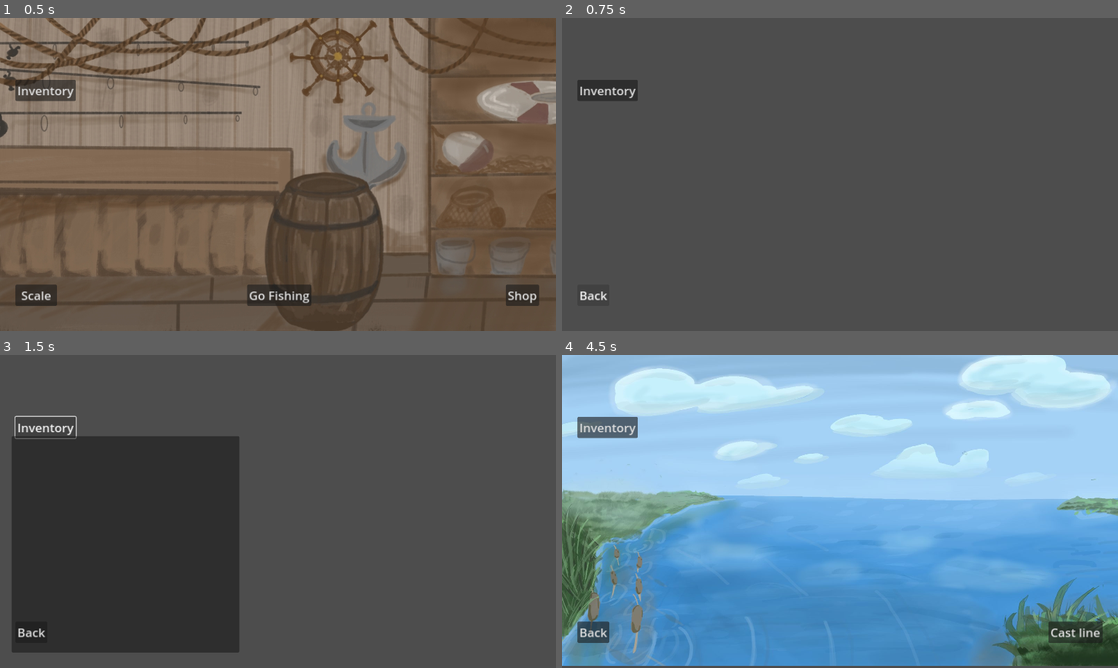
Above: before the commit, frames 1-4 (two rows, left to right).
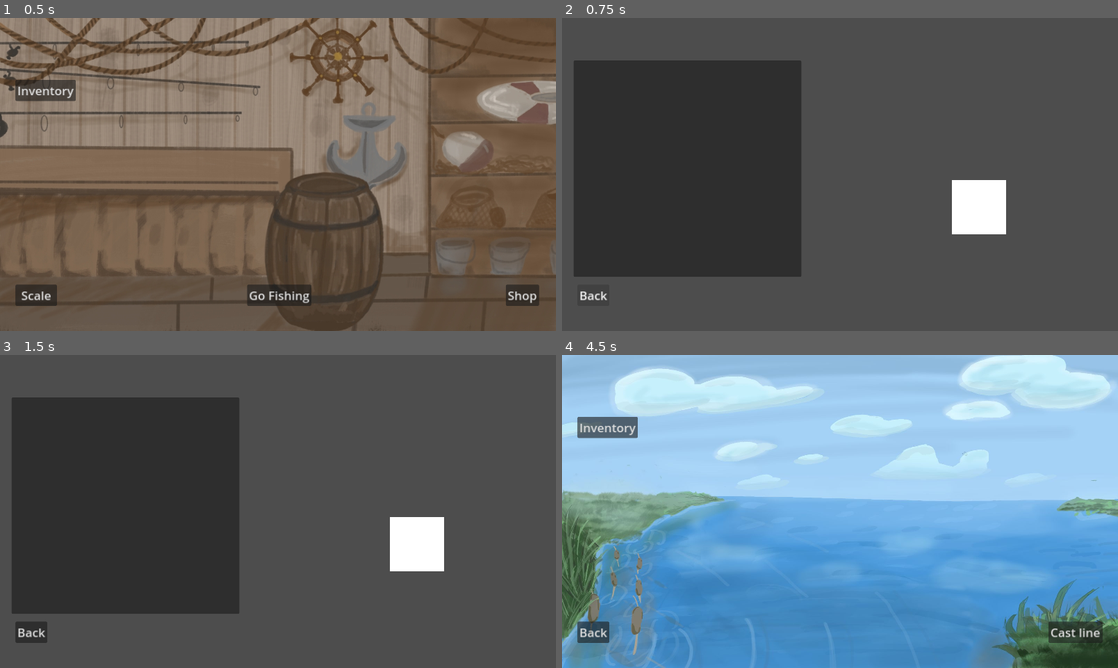
Above: after the commit, the same moments.

Repository: Seedborne/Scales-and-Scales-repository
Game: Godot game, scene res://FishShop.tscn
Same seed, same stepped clock (60 frames per second), same inputs: the game is played once before the commit and once after it.
Inputs (mouse positions are in pixels of both pictures, inside the frame that each line leads up to):
- Up to frame 1 (0.5 s): no input
- Up to frame 2 (0.75 s): click "Scale" at 0.5 s
- Up to frame 3 (1.5 s): click (44, 426) at 1.25 s, where only the run before the commit has a clickable "Inventory"
- Up to frame 4 (4.5 s): click "Back" at 2 s; click "Inventory" at 2.75 s; click "Go Fishing" at 3.5 s; click "Lake" at 4.25 s

Frame 1 is identical in both runs. In frame 2, 29% of the frame differs, in the area x 2-80%, y 13-83%; in frame 3, 11%; in frame 4, 2.6%.

Commit message:
Initial commit

Diff:
--- a/DynamicRing.gd
+++ b/DynamicRing.gd
@@ -48,7 +48,7 @@
 var some_tolerance_value = 0.05  # Define this at the top with your other variables
 
 func _input(event):
-	if event is InputEventMouseButton and event.pressed:
+	if Global.input_enabled and event is InputEventMouseButton and event.pressed:
 		check_ring_alignment()
 
 func check_ring_alignment():
@@ -62,6 +62,7 @@
 		feedback_timer = feedback_duration
 		if correct_clicks >= required_correct_clicks:
 			mini_game_win()
+			Global.disable_input()
 		# Add any other success logic here
 	else:
 		# Fail
@@ -71,6 +72,7 @@
 		feedback_timer = feedback_duration
 		if mistake_count >= allowed_mistakes:
 			mini_game_lose()
+			Global.disable_input()
 
 func mini_game_lose():
 	$MinigameLose.start()
@@ -92,16 +94,16 @@
 func _on_minigame_end_timeout():
 
 	get_tree().change_scene_to_file(Global.current_fishing_location)
-
+	Global.enable_input()
 
 func catch_fish():
 	var caught_fish_type = FishType.create_random_fish()
 	var weight = randf_range(caught_fish_type.min_weight, caught_fish_type.max_weight)
-
+	var rounded_weight = round(weight * 100.0) / 100.0  # Round to two decimal places
 	var new_fish = FishItem.new()
 	new_fish.name = caught_fish_type.name
-	new_fish.weight = weight
+	new_fish.weight = rounded_weight
 	new_fish.sprite = caught_fish_type.sprite
 
 	InventoryManager.add_item(new_fish)
-	print("added fish")
+	print("Fish added to inventory: ", new_fish.name, ", Weight: ", new_fish.weight)
--- a/FishShop.gd
+++ b/FishShop.gd
@@ -29,13 +29,15 @@
 func _on_InventoryButton_pressed():
 	inventory_visible = !inventory_visible
 	$InventoryPanel.visible = inventory_visible
+	if inventory_visible:
+		update_inventory_ui()
 
 func update_inventory_ui():
 	var item_container = $InventoryPanel/ItemContainer
-	item_container.clear()  # Clear current UI items
+	item_container.queue_free_children()  # Clear current UI items
 
 	for item in InventoryManager.inventory_items: #maybe FishShop instead of InventoryManager
-		var item_slot = preload("res://ItemSlot.tscn").instance()
+		var item_slot = preload("res://ItemSlot.tscn").instantiate()
 		item_slot.set_item(item)  # Set up the item_slot with the item data
 		item_container.add_child(item_slot)
 
--- a/FishShop.tscn
+++ b/FishShop.tscn
@@ -1,8 +1,9 @@
-[gd_scene load_steps=4 format=3 uid="uid://cutibabetfr7m"]
+[gd_scene load_steps=5 format=3 uid="uid://cutibabetfr7m"]
 
 [ext_resource type="Script" path="res://FishShop.gd" id="1_28k5y"]
 [ext_resource type="Script" path="res://GoFishing.gd" id="2_giot6"]
 [ext_resource type="Texture2D" uid="uid://bqprpalqwvgfs" path="res://art/Scales Shop background_001.jpg" id="2_v512u"]
+[ext_resource type="Script" path="res://ItemContainer.gd" id="4_2ghsf"]
 
 [node name="FishShop" type="Control"]
 layout_mode = 3
@@ -55,10 +56,24 @@
 
 [node name="InventoryPanel" type="Panel" parent="."]
 visible = false
-offset_left = 24.0
-offset_top = 168.0
-offset_right = 496.0
-offset_bottom = 616.0
+layout_mode = 1
+anchors_preset = -1
+anchor_left = 0.6
+anchor_top = 4.4
+anchor_right = 12.4
+anchor_bottom = 15.4
+offset_top = -8.0
+offset_right = -3.05176e-05
+
+[node name="ItemContainer" type="GridContainer" parent="InventoryPanel"]
+layout_mode = 1
+anchors_preset = 15
+anchor_right = 1.0
+anchor_bottom = 1.0
+grow_horizontal = 2
+grow_vertical = 2
+columns = 3
+script = ExtResource("4_2ghsf")
 
 [connection signal="pressed" from="Scale" to="." method="_on_scale_pressed"]
 [connection signal="pressed" from="GoFishing" to="GoFishing" method="_on_pressed"]
--- a/FishTypes.gd
+++ b/FishTypes.gd
@@ -24,11 +24,173 @@
 	fish.max_weight = 22.0
 	fish.sprite = preload("res://art/TestFish.png")
 	return fish
+
+static func create_black_crappie():
+	var fish = FishType.new()
+	fish.name = "Black Crappie"
+	fish.min_weight = 0.25
+	fish.max_weight = 5.0
+	fish.sprite = preload("res://art/TestFish.png")
+	return fish
+
+static func create_brook_trout():
+	var fish = FishType.new()
+	fish.name = "Brook Trout"
+	fish.min_weight = 0.5
+	fish.max_weight = 7.0
+	fish.sprite = preload("res://art/TestFish.png")
+	return fish
+
+static func create_snook():
+	var fish = FishType.new()
+	fish.name = "Snook"
+	fish.min_weight = 3.0
+	fish.max_weight = 40.0
+	fish.sprite = preload("res://art/TestFish.png")
+	return fish
+
+static func create_atlantic_salmon():
+	var fish = FishType.new()
+	fish.name = "Atlantic Salmon"
+	fish.min_weight = 4.0
+	fish.max_weight = 30.0
+	fish.sprite = preload("res://art/TestFish.png")
+	return fish
+
+static func create_northern_pike():
+	var fish = FishType.new()
+	fish.name = "Northern Pike"
+	fish.min_weight = 5.0
+	fish.max_weight = 45.0
+	fish.sprite = preload("res://art/TestFish.png")
+	return fish
+
+static func create_mahi_mahi():
+	var fish = FishType.new()
+	fish.name = "Mahi-Mahi"
+	fish.min_weight = 2.0
+	fish.max_weight = 50.0
+	fish.sprite = preload("res://art/TestFish.png")
+	return fish
+
+static func create_wels_catfish():
+	var fish = FishType.new()
+	fish.name = "Wels Catfish"
+	fish.min_weight = 10.0
+	fish.max_weight = 200.0
+	fish.sprite = preload("res://art/TestFish.png")
+	return fish
+
+static func create_red_lionfish():
+	var fish = FishType.new()
+	fish.name = "Red Lionfish"
+	fish.min_weight = 0.5
+	fish.max_weight = 2.0
+	fish.sprite = preload("res://art/TestFish.png")
+	return fish
+
+static func create_koi_carp():
+	var fish = FishType.new()
+	fish.name = "Koi Carp"
+	fish.min_weight = 2.0
+	fish.max_weight = 30.0
+	fish.sprite = preload("res://art/TestFish.png")
+	return fish
+
+static func create_king_salmon():
+	var fish = FishType.new()
+	fish.name = "King Salmon"
+	fish.min_weight = 10.0
+	fish.max_weight = 60.0
+	fish.sprite = preload("res://art/TestFish.png")
+	return fish
+
+static func create_pacific_halibut():
+	var fish = FishType.new()
+	fish.name = "Pacific Halibut"
+	fish.min_weight = 50.0
+	fish.max_weight = 350.0
+	fish.sprite = preload("res://art/TestFish.png")
+	return fish
+
+static func create_japanese_eel():
+	var fish = FishType.new()
+	fish.name = "Japanese Eel (Unagi)"
+	fish.min_weight = 1.0
+	fish.max_weight = 6.0
+	fish.sprite = preload("res://art/TestFish.png")
+	return fish
+
+static func create_goliath_tigerfish():
+	var fish = FishType.new()
+	fish.name = "Goliath Tigerfish"
+	fish.min_weight = 5.0
+	fish.max_weight = 100.0
+	fish.sprite = preload("res://art/TestFish.png")
+	return fish
+
+static func create_swordfish():
+	var fish = FishType.new()
+	fish.name = "Swordfish"
+	fish.min_weight = 100.0
+	fish.max_weight = 700.0
+	fish.sprite = preload("res://art/TestFish.png")
+	return fish
+
+static func create_tuna_yellowfin():
+	var fish = FishType.new()
+	fish.name = "Tuna (Yellowfin)"
+	fish.min_weight = 20.0
+	fish.max_weight = 400.0
+	fish.sprite = preload("res://art/TestFish.png")
+	return fish
+
+static func create_sturgeon():
+	var fish = FishType.new()
+	fish.name = "Sturgeon"
+	fish.min_weight = 30.0
+	fish.max_weight = 500.0
+	fish.sprite = preload("res://art/TestFish.png")
+	return fish
+
+static func create_clownfish():
+	var fish = FishType.new()
+	fish.name = "Clownfish"
+	fish.min_weight = 0.05
+	fish.max_weight = 0.3
+	fish.sprite = preload("res://art/TestFish.png")
+	return fish
+
+static func create_blue_marlin():
+	var fish = FishType.new()
+	fish.name = "Blue Marlin"
+	fish.min_weight = 200.0
+	fish.max_weight = 1000.0
+	fish.sprite = preload("res://art/TestFish.png")
+	return fish
 # ... more fish types ...
 
 static func create_random_fish():
-	var choice = randi() % 2  # Adjust the number based on how many fish types you have
+	var choice = randi() % 20  # Adjust the number based on how many fish types you have
 	match choice:
 		0: return create_rainbow_trout()
 		1: return create_largemouth_bass()
+		2: return create_black_crappie()
+		3: return create_brook_trout()
+		4: return create_snook()
+		5: return create_atlantic_salmon()
+		6: return create_northern_pike()
+		7: return create_mahi_mahi()
+		8: return create_wels_catfish()
+		9: return create_red_lionfish()
+		10: return create_koi_carp()
+		11: return create_king_salmon()
+		12: return create_pacific_halibut()
+		13: return create_japanese_eel()
+		14: return create_goliath_tigerfish()
+		15: return create_swordfish()
+		16: return create_tuna_yellowfin()
+		17: return create_sturgeon()
+		18: return create_clownfish()
+		19: return create_blue_marlin()
 		# ... other cases for other fish types ...
--- a/FishingLocation.gd
+++ b/FishingLocation.gd
@@ -7,7 +7,7 @@
 	river_button = $RiverButton  # Adjust the path to your River button
 	ocean_button = $OceanButton  # Adjust the path to your Ocean button
 	# Initialize button states
-	update_buttons(false, false)
+	update_buttons(true, true)
 
 func update_buttons(is_river_unlocked, is_ocean_unlocked):
 	river_button.disabled = !is_river_unlocked
--- a/Global.gd
+++ b/Global.gd
@@ -4,3 +4,12 @@
 
 func set_fishing_location(location_path: String):
 	current_fishing_location = location_path
+
+var input_enabled = true
+
+func disable_input():
+	if input_enabled:
+		input_enabled = false
+
+func enable_input():
+	input_enabled = true
--- a/InventoryManager.gd
+++ b/InventoryManager.gd
@@ -6,6 +6,7 @@
 
 func add_item(item):
 	inventory_items.append(item)
+	print("Current inventory: ", inventory_items)
 
 func remove_item(item):
 	inventory_items.erase(item)
--- /dev/null
+++ b/ItemContainer.gd
@@ -0,0 +1,5 @@
+extends GridContainer
+
+func queue_free_children():
+	for child in get_children():
+		child.queue_free()
--- a/ItemSlot.gd
+++ b/ItemSlot.gd
@@ -2,32 +2,64 @@
 
 var is_being_dragged = false
 var drag_offset
+var item_data = null
+var original_position = Vector2()
+var is_draggable = true
+
+func set_item(item):
+	item_data = item
+
+	$FishName.text = item.name  # Set the fish name
+	$FishSprite.texture = item.sprite  # Set the sprite texture
+
+func set_draggable(can_drag):
+	is_draggable = can_drag
 
 func _gui_input(event):
+	if is_draggable:
 		if event is InputEventMouseButton and event.button_index == MOUSE_BUTTON_LEFT:
 			if event.pressed:
 			# Start dragging
 				is_being_dragged = true
-			drag_offset = get_global_mouse_position() - global_position
-		else:
+				drag_offset = get_global_mouse_position() - global_position
+				z_index = 1 # Optional: Raise the z-index to make it render above other items
+			else:
 			# Drop
-			is_being_dragged = false
-			check_drop_location(get_global_mouse_position())
+				is_being_dragged = false
+				z_index = 0  # Reset z-index
+				check_drop_location(get_global_mouse_position())
 
 func _process(delta):
 	if is_being_dragged:
 		global_position = get_global_mouse_position() - drag_offset
 
 func check_drop_location(drop_position):
-	# Logic to check if the item is dropped over the scale
-	# You might need to get a reference to the scale node or its position
-	# and check if drop_position is within its bounds
+	var scale_node = get_node_or_null("/root/ScaleScene/ScaleNode")  # Adjust the path to your scale node
 
-	# Example check (replace with actual scale logic)
-	var scale_node = get_node("/path/to/scale_node")
-	if scale_node.rect_global_position.has_point(drop_position):
+	if scale_node and scale_node.is_point_over_scale(global_position):
 		print("Dropped on scale")
-		# Handle the item being weighed
+		scale_node.weigh_fish(item_data)
+		set_draggable(false)
+		$SellFish.show()
+		$BackToInventory.show()
 	else:
 		print("Dropped elsewhere")
+		reset_to_original_position()  # Call a function to reset the fish item's position
 		# Handle invalid drop location
+
+func reset_to_original_position():
+	position = original_position  # Reset the position of the item
+	is_being_dragged = false  # Ensure dragging is stopped
+
+
+func _on_back_to_inventory_pressed():
+	reset_to_original_position()
+	set_draggable(true)
+	$SellFish.hide()
+	$BackToInventory.hide()
+
+func _on_sell_fish_pressed():
+	queue_free()
+	InventoryManager.remove_item
+	$SellFish.hide()
+	$BackToInventory.hide()
--- a/ItemSlot.tscn
+++ b/ItemSlot.tscn
@@ -3,6 +3,52 @@
 [ext_resource type="Script" path="res://ItemSlot.gd" id="1_psd8w"]
 
 [node name="ItemSlot" type="TextureButton"]
-offset_right = 40.0
-offset_bottom = 40.0
+custom_minimum_size = Vector2(144, 96)
+anchors_preset = -1
+anchor_right = 0.125
+anchor_bottom = 0.148
+offset_bottom = 0.0960007
 script = ExtResource("1_psd8w")
+
+[node name="FishName" type="Label" parent="."]
+custom_minimum_size = Vector2(128, 48)
+layout_mode = 1
+anchors_preset = -1
+anchor_left = 0.062
+anchor_top = 0.071
+anchor_right = 0.937
+anchor_bottom = 0.583
+offset_left = 0.0719995
+offset_top = 1.184
+offset_right = 2.07199
+offset_bottom = 0.0319977
+horizontal_alignment = 1
+
+[node name="FishSprite" type="Sprite2D" parent="."]
+position = Vector2(72, 64)
+scale = Vector2(0.25, 0.25)
+
+[node name="SellFish" type="Button" parent="."]
+visible = false
+layout_mode = 1
+anchors_preset = -1
+offset_left = 176.0
+offset_top = 152.0
+offset_right = 226.0
+offset_bottom = 195.0
+theme_override_font_sizes/font_size = 25
+text = "Sell"
+
+[node name="BackToInventory" type="Button" parent="."]
+visible = false
+layout_mode = 1
+anchors_preset = -1
+offset_left = -80.0
+offset_top = 152.0
+offset_right = 140.0
+offset_bottom = 195.0
+theme_override_font_sizes/font_size = 25
+text = "Back to inventory"
+
+[connection signal="pressed" from="SellFish" to="." method="_on_sell_fish_pressed"]
+[connection signal="pressed" from="BackToInventory" to="." method="_on_back_to_inventory_pressed"]
--- a/LakeSpot.gd
+++ b/LakeSpot.gd
@@ -58,13 +58,16 @@
 func _on_InventoryButton_pressed():
 	inventory_visible = !inventory_visible
 	$InventoryPanel.visible = inventory_visible
+	if inventory_visible:
+		update_inventory_ui()
 
 func update_inventory_ui():
 	var item_container = $InventoryPanel/ItemContainer
-	item_container.clear()  # Clear current UI items
+	item_container.queue_free_children()  # Clear current UI items
+	print("updated")
 
 	for item in InventoryManager.inventory_items: #maybe FishShop instead of InventoryManager
-		var item_slot = preload("res://ItemSlot.tscn").instance()
+		var item_slot = preload("res://ItemSlot.tscn").instantiate()
 		item_slot.set_item(item)  # Set up the item_slot with the item data
 		item_container.add_child(item_slot)
 
--- a/LakeSpot.tscn
+++ b/LakeSpot.tscn
@@ -1,14 +1,15 @@
-[gd_scene load_steps=3 format=3 uid="uid://d3avjgb0khve8"]
+[gd_scene load_steps=4 format=3 uid="uid://d3avjgb0khve8"]
 
 [ext_resource type="Script" path="res://LakeSpot.gd" id="1_0jxll"]
 [ext_resource type="Texture2D" uid="uid://beweay0fukvb6" path="res://art/Lake background_001 (1).jpg" id="2_wvb4n"]
+[ext_resource type="Script" path="res://ItemContainer.gd" id="3_rl5ya"]
 
 [node name="LakeSpot" type="Node2D"]
 script = ExtResource("1_0jxll")
 
 [node name="LakeBackground" type="Sprite2D" parent="."]
-position = Vector2(576, 310)
-scale = Vector2(0.72, 0.556667)
+position = Vector2(576, 312)
+scale = Vector2(0.72, 0.56)
 texture = ExtResource("2_wvb4n")
 
 [node name="CastLine" type="Button" parent="."]
@@ -56,10 +57,25 @@
 
 [node name="InventoryPanel" type="Panel" parent="."]
 visible = false
+anchors_preset = -1
+anchor_left = 0.6
+anchor_top = 4.4
+anchor_right = 12.4
+anchor_bottom = 15.4
 offset_left = 24.0
 offset_top = 168.0
 offset_right = 496.0
 offset_bottom = 616.0
+
+[node name="ItemContainer" type="GridContainer" parent="InventoryPanel"]
+layout_mode = 1
+anchors_preset = -1
+anchor_right = 1.0
+anchor_bottom = 1.0
+grow_horizontal = 2
+grow_vertical = 2
+columns = 3
+script = ExtResource("3_rl5ya")
 
 [node name="BackButton" type="Button" parent="."]
 offset_left = 32.0
--- a/OceanSpot.gd
+++ b/OceanSpot.gd
@@ -51,3 +51,24 @@
 
 func _on_delay_timer_timeout():
 	mini_game_instance.show()
+
+var inventory_visible = false
+
+func _on_inventory_button_pressed():
+	inventory_visible = !inventory_visible
+	$InventoryPanel.visible = inventory_visible
+	if inventory_visible:
+		update_inventory_ui()
+
+func update_inventory_ui():
+	var item_container = $InventoryPanel/ItemContainer
+	item_container.queue_free_children()  # Clear current UI items
+	print("updated")
+
+	for item in InventoryManager.inventory_items: #maybe FishShop instead of InventoryManager
+		var item_slot = preload("res://ItemSlot.tscn").instantiate()
+		item_slot.set_item(item)  # Set up the item_slot with the item data
+		item_container.add_child(item_slot)
+
+func _on_back_button_pressed():
+	get_tree().change_scene_to_file("res://FishShop.tscn")
--- a/OceanSpot.tscn
+++ b/OceanSpot.tscn
@@ -1,6 +1,7 @@
-[gd_scene load_steps=2 format=3 uid="uid://bgjo8b6rk3oom"]
+[gd_scene load_steps=3 format=3 uid="uid://bgjo8b6rk3oom"]
 
 [ext_resource type="Script" path="res://OceanSpot.gd" id="1_1nfms"]
+[ext_resource type="Script" path="res://ItemContainer.gd" id="2_gerrc"]
 
 [node name="OceanSpot" type="Node2D"]
 script = ExtResource("1_1nfms")
@@ -44,7 +45,47 @@
 wait_time = 0.2
 one_shot = true
 
+[node name="InventoryButton" type="Button" parent="."]
+offset_left = 32.0
+offset_top = 128.0
+offset_right = 156.0
+offset_bottom = 171.0
+theme_override_font_sizes/font_size = 25
+text = "Inventory"
+
+[node name="InventoryPanel" type="Panel" parent="."]
+visible = false
+anchors_preset = -1
+anchor_left = 0.6
+anchor_top = 4.4
+anchor_right = 12.4
+anchor_bottom = 15.4
+offset_left = 24.0
+offset_top = 168.0
+offset_right = 496.0
+offset_bottom = 616.0
+
+[node name="ItemContainer" type="GridContainer" parent="InventoryPanel"]
+layout_mode = 1
+anchors_preset = -1
+anchor_right = 1.0
+anchor_bottom = 1.0
+grow_horizontal = 2
+grow_vertical = 2
+columns = 3
+script = ExtResource("2_gerrc")
+
+[node name="BackButton" type="Button" parent="."]
+offset_left = 32.0
+offset_top = 552.0
+offset_right = 98.0
+offset_bottom = 595.0
+theme_override_font_sizes/font_size = 25
+text = "Back"
+
 [connection signal="pressed" from="CastLine" to="." method="_on_cast_line_pressed"]
 [connection signal="timeout" from="FishBiteTimer" to="." method="_on_fish_bite_timer_timeout"]
 [connection signal="timeout" from="ReactionTimer" to="." method="_on_reaction_timer_timeout"]
 [connection signal="timeout" from="DelayTimer" to="." method="_on_delay_timer_timeout"]
+[connection signal="pressed" from="InventoryButton" to="." method="_on_inventory_button_pressed"]
+[connection signal="pressed" from="BackButton" to="." method="_on_back_button_pressed"]
--- a/RiverSpot.gd
+++ b/RiverSpot.gd
@@ -51,3 +51,24 @@
 
 func _on_delay_timer_timeout():
 	mini_game_instance.show()
+
+var inventory_visible = false
+
+func _on_inventory_button_pressed():
+	inventory_visible = !inventory_visible
+	$InventoryPanel.visible = inventory_visible
+	if inventory_visible:
+		update_inventory_ui()
+
+func update_inventory_ui():
+	var item_container = $InventoryPanel/ItemContainer
+	item_container.queue_free_children()  # Clear current UI items
+	print("updated")
+
+	for item in InventoryManager.inventory_items: #maybe FishShop instead of InventoryManager
+		var item_slot = preload("res://ItemSlot.tscn").instantiate()
+		item_slot.set_item(item)  # Set up the item_slot with the item data
+		item_container.add_child(item_slot)
+
+func _on_back_button_pressed():
+	get_tree().change_scene_to_file("res://FishShop.tscn")
--- a/RiverSpot.tscn
+++ b/RiverSpot.tscn
@@ -1,6 +1,7 @@
-[gd_scene load_steps=2 format=3 uid="uid://cuank5xqtkvjg"]
+[gd_scene load_steps=3 format=3 uid="uid://cuank5xqtkvjg"]
 
 [ext_resource type="Script" path="res://RiverSpot.gd" id="1_rnys4"]
+[ext_resource type="Script" path="res://ItemContainer.gd" id="2_w5qny"]
 
 [node name="RiverSpot" type="Node2D"]
 script = ExtResource("1_rnys4")
@@ -42,7 +43,47 @@
 wait_time = 0.2
 one_shot = true
 
+[node name="InventoryButton" type="Button" parent="."]
+offset_left = 32.0
+offset_top = 128.0
+offset_right = 156.0
+offset_bottom = 171.0
+theme_override_font_sizes/font_size = 25
+text = "Inventory"
+
+[node name="InventoryPanel" type="Panel" parent="."]
+visible = false
+anchors_preset = -1
+anchor_left = 0.6
+anchor_top = 4.4
+anchor_right = 12.4
+anchor_bottom = 15.4
+offset_left = 24.0
+offset_top = 168.0
+offset_right = 496.0
+offset_bottom = 616.0
+
+[node name="ItemContainer" type="GridContainer" parent="InventoryPanel"]
+layout_mode = 1
+anchors_preset = -1
+anchor_right = 1.0
+anchor_bottom = 1.0
+grow_horizontal = 2
+grow_vertical = 2
+columns = 3
+script = ExtResource("2_w5qny")
+
+[node name="BackButton" type="Button" parent="."]
+offset_left = 32.0
+offset_top = 552.0
+offset_right = 98.0
+offset_bottom = 595.0
+theme_override_font_sizes/font_size = 25
+text = "Back"
+
 [connection signal="pressed" from="CastLine" to="." method="_on_cast_line_pressed"]
 [connection signal="timeout" from="FishBiteTimer" to="." method="_on_fish_bite_timer_timeout"]
 [connection signal="timeout" from="ReactionTimer" to="." method="_on_reaction_timer_timeout"]
 [connection signal="timeout" from="DelayTimer" to="." method="_on_delay_timer_timeout"]
+[connection signal="pressed" from="InventoryButton" to="." method="_on_inventory_button_pressed"]
+[connection signal="pressed" from="BackButton" to="." method="_on_back_button_pressed"]
--- /dev/null
+++ b/ScaleNode.gd
@@ -0,0 +1,17 @@
+extends TextureRect
+
+func is_point_over_scale(global_drop_position):
+	# Convert global position to local position within the Control's coordinate space
+	var local_drop_position = global_drop_position + size / 4
+
+	print("Global drop position: ", global_drop_position, " Local drop position: ", local_drop_position)
+	var is_over = get_rect().has_point(local_drop_position)
+	print("Is point over scale: ", is_over)
+	return is_over
+
+
+func weigh_fish(fish_item):
+	# Code to handle the weighing of the fish
+	print("Weighing fish: ", fish_item.name, " Weight: ", fish_item.weight)
+	$WeightDisplay.text = str(fish_item.weight) + " lbs"  # Update the weight display text
+	# Update UI or game state here
--- a/ScaleScene.gd
+++ b/ScaleScene.gd
@@ -3,18 +3,14 @@
 var inventory_visible = false
 
 func _ready():
-	$InventoryButton.connect("pressed", _on_InventoryButton_pressed)
-
-func _on_InventoryButton_pressed():
-	inventory_visible = !inventory_visible
-	$InventoryPanel.visible = inventory_visible
+	update_inventory_ui()
 
 func update_inventory_ui():
 	var item_container = $InventoryPanel/ItemContainer
-	item_container.clear()  # Clear current UI items
+	item_container.queue_free_children()  # Clear current UI items
 
 	for item in InventoryManager.inventory_items: #maybe FishShop instead of InventoryManager
-		var item_slot = preload("res://ItemSlot.tscn").instance()
+		var item_slot = preload("res://ItemSlot.tscn").instantiate()
 		item_slot.set_item(item)  # Set up the item_slot with the item data
 		item_container.add_child(item_slot)
 
--- a/ScaleScene.tscn
+++ b/ScaleScene.tscn
@@ -1,6 +1,10 @@
-[gd_scene load_steps=2 format=3 uid="uid://cca3h8n0de8gu"]
+[gd_scene load_steps=5 format=3 uid="uid://cca3h8n0de8gu"]
 
 [ext_resource type="Script" path="res://ScaleScene.gd" id="1_1nn6i"]
+[ext_resource type="Script" path="res://ItemContainer.gd" id="2_xyemy"]
+[ext_resource type="Script" path="res://ScaleNode.gd" id="3_ovnux"]
+
+[sub_resource type="CanvasTexture" id="CanvasTexture_y8dok"]
 
 [node name="ScaleScene" type="Control"]
 layout_mode = 3
@@ -10,6 +14,7 @@
 script = ExtResource("1_1nn6i")
 
 [node name="InventoryButton" type="Button" parent="."]
+visible = false
 layout_mode = 0
 offset_left = 32.0
 offset_top = 128.0
@@ -19,27 +24,50 @@
 text = "Inventory"
 
 [node name="InventoryPanel" type="Panel" parent="."]
-visible = false
+layout_mode = 0
 offset_left = 24.0
-offset_top = 168.0
+offset_top = 88.0
 offset_right = 496.0
-offset_bottom = 616.0
+offset_bottom = 536.0
 
-[node name="WeightDisplay" type="Label" parent="."]
+[node name="ItemContainer" type="GridContainer" parent="InventoryPanel"]
 layout_mode = 0
-offset_left = 528.0
-offset_top = 296.0
-offset_right = 568.0
-offset_bottom = 319.0
+offset_right = 472.0
+offset_bottom = 448.0
+columns = 3
+script = ExtResource("2_xyemy")
 
-[node name="DropArea" type="TextureRect" parent="."]
-layout_mode = 0
-offset_left = 520.0
-offset_top = 232.0
-offset_right = 560.0
-offset_bottom = 272.0
+[node name="ScaleNode" type="TextureRect" parent="."]
+show_behind_parent = true
+custom_minimum_size = Vector2(112, 112)
+layout_mode = 1
+anchors_preset = -1
+anchor_left = 20.2
+anchor_top = 8.4
+anchor_right = 20.2
+anchor_bottom = 8.4
+offset_top = -3.05176e-05
+offset_right = 112.0
+offset_bottom = 112.0
+texture = SubResource("CanvasTexture_y8dok")
+script = ExtResource("3_ovnux")
+
+[node name="WeightDisplay" type="Label" parent="ScaleNode"]
+layout_mode = 1
+anchors_preset = -1
+anchor_left = 19.2
+anchor_top = 11.2
+anchor_right = 19.2
+anchor_bottom = 11.2
+offset_left = -2190.4
+offset_top = -1342.4
+offset_right = -1998.4
+offset_bottom = -1278.4
+theme_override_font_sizes/font_size = 40
+horizontal_alignment = 1
 
 [node name="BackButton" type="Button" parent="."]
+layout_mode = 0
 offset_left = 32.0
 offset_top = 552.0
 offset_right = 98.0
Not shown, added: .gitattributes
Not shown, added: .gitignore
